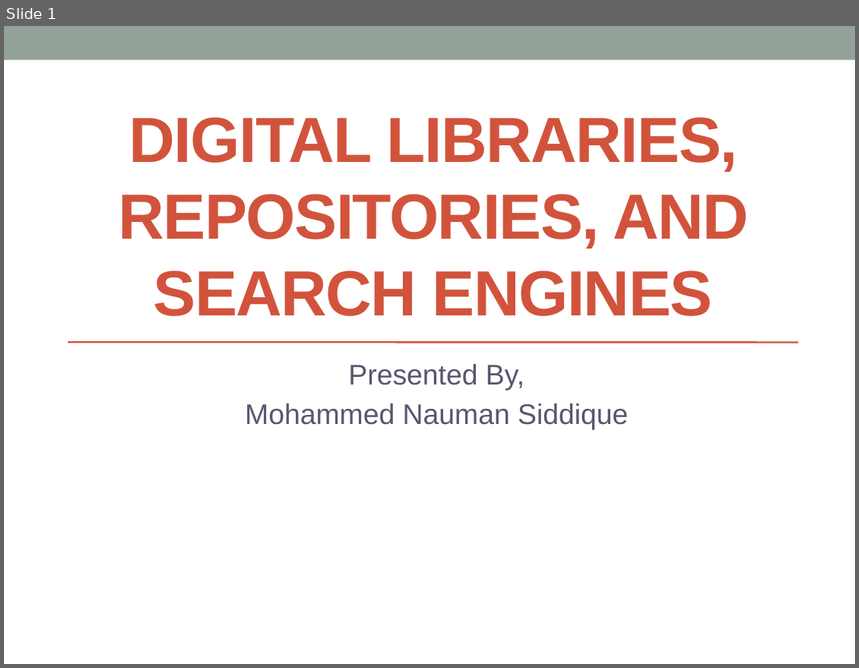
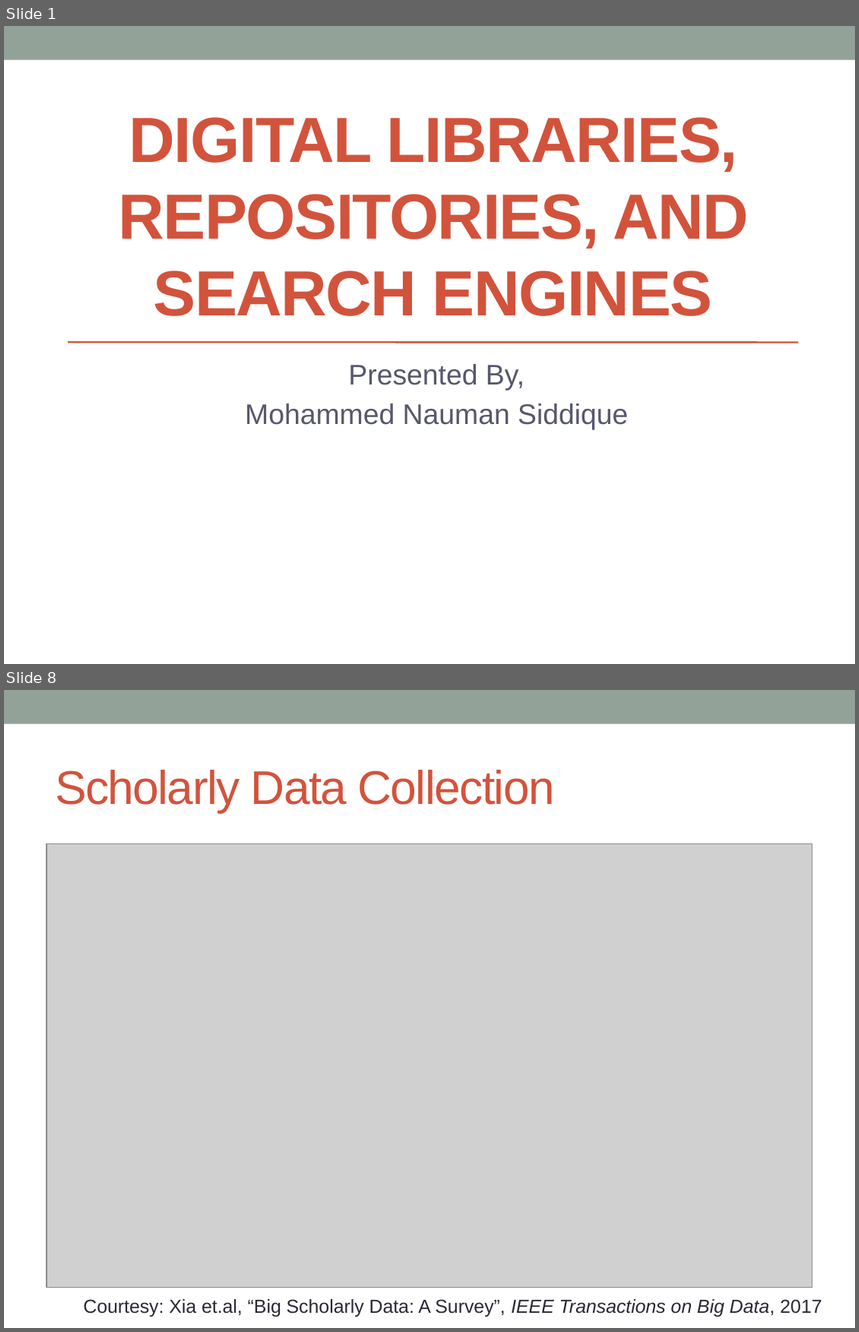
Before and after one commit to naumansiddiqui4/Mining-Scholarly-Big-Data, a slide deck: Digital libraries, repositories, and search engines.pptx. Shown one above the other, each under a label of ours: slide 1 before the commit, slides 1 and 8 after it; the slides between them are not shown. The pictures are 859x668 and 859x1332 pixels, drawn with LibreOffice and Linux fonts; fonts in the diff are those of the drawing; grey boxes stand for pictures. Boxes give left, top, right and bottom in pixels: in the first picture for what was removed or moved away, otherwise in the second. Text is boxed around its words. In the diff, an @@ line names an element or a change of style, - is before the commit and + after.

```diff
--- a/Digital libraries, repositories, and search engines.pptx
+++ b/Digital libraries, repositories, and search engines.pptx
@@ slide 8 added at [4,690,855,1328], background #FFFFFF; not listed: 1 template element that a slide beside it also shows @@
@@ title added at [55,770,555,813], 40 pt, text #D2533C @@
+Scholarly Data Collection
@@ picture added at [47,844,813,1287] @@
@@ text added at [83,1300,822,1317], 16 pt, text #292934 @@
+Courtesy: Xia et.al, “Big Scholarly Data: A Survey”, IEEE Transactions on Big Data, 2017
```
Also in this commit, not shown: 3 slides changed, 22 other slides added, 2 slides removed.
